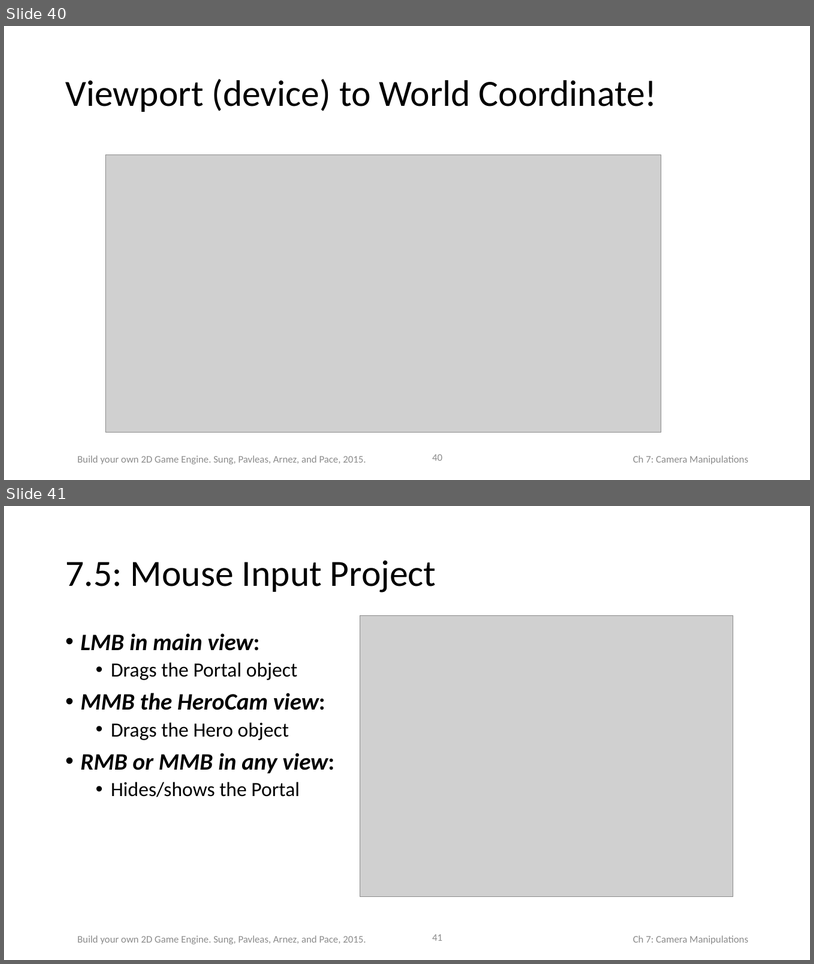
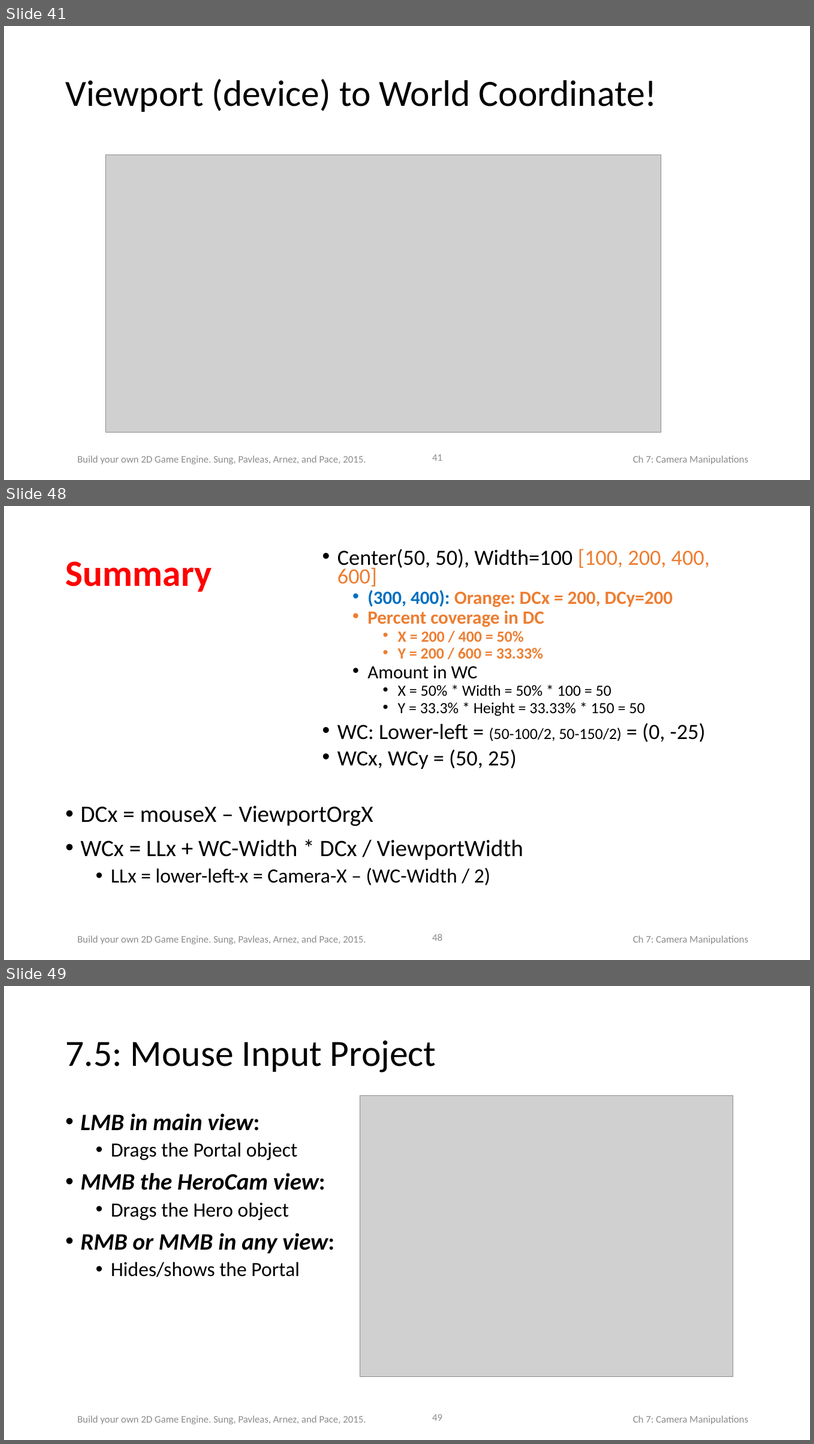
Before and after one commit to HTML5GameEngineGroup/html5engine, a slide deck: Book-PPT/Chap7.pptx. Shown one above the other, each under a label of ours: slides 40 and 41 before the commit, slides 41, 48 and 49 after it; the slides between them are not shown. The pictures are 814x964 and 814x1444 pixels, drawn with LibreOffice and Linux fonts; fonts in the diff are those of the drawing; grey boxes stand for pictures. Boxes give left, top, right and bottom in pixels: in the first picture for what was removed or moved away, otherwise in the second. Text is boxed around its words. In the diff, an @@ line names an element or a change of style, - is before the commit and + after.

```diff
--- a/Book-PPT/Chap7.pptx
+++ b/Book-PPT/Chap7.pptx
@@ slide 48 added at (4,506,810,960), background #FFFFFF; not listed: 3 template elements that a slide beside it also shows @@
@@ text added at (338,549,710,769), 18.5 pt, text #000000 @@
+• Center(50, 50), Width=100 [100, 200, 400, 600]
+  • (300, 400): Orange: DCx = 200, DCy=200
+  • Percent coverage in DC
+    • X = 200 / 400 = 50%
+    • Y = 200 / 600 = 33.33%
+  • Amount in WC
+    • X = 50% * Width = 50% * 100 = 50
+    • Y = 33.3% * Height = 33.33% * 150 = 50
+• WC: Lower-left = (50-100/2, 50-150/2) = (0, -25)
+• WCx, WCy = (50, 25)
@@ title added at (65,561,212,592), 44 pt, text #FF0000, bold @@
+Summary
@@ text added at (81,805,524,885), 28 pt, text #000000 @@
+• DCx = mouseX – ViewportOrgX
+• WCx = LLx + WC-Width * DCx / ViewportWidth
+  • LLx = lower-left-x = Camera-X – (WC-Width / 2)
@@ what was slide 40 is now slide 41 @@
@@ page number at (432,454,443,460): text changed @@
-40
+41
@@ what was slide 41 is now slide 49 @@
@@ page number at (432,1414,443,1420): text changed @@
-41
+49
```
Also in this commit, not shown: 2 slides changed, 7 other slides added, 17 other files.
